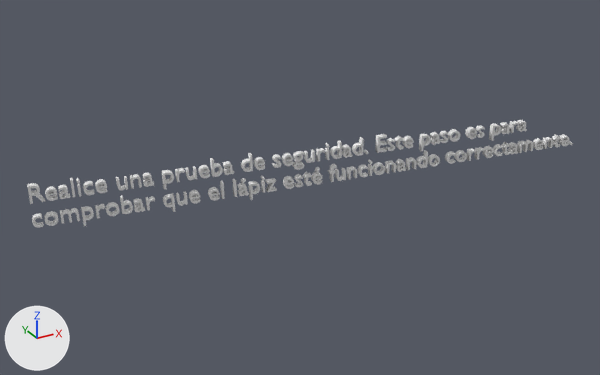
The Blender file Medical/Assets/AR2/Seba/Textos/Paso 3/Paso3.2.blend, before and after one commit.
Before and after are seen from a camera (50 mm lens) standing at (-10.4, -25.8, 12.9) and looking at (4.5, 1.2, -0.6). Arrows for +X, +Y and +Z are at lower left; the lights stay in place.

Objects in the first picture: 'Text'.
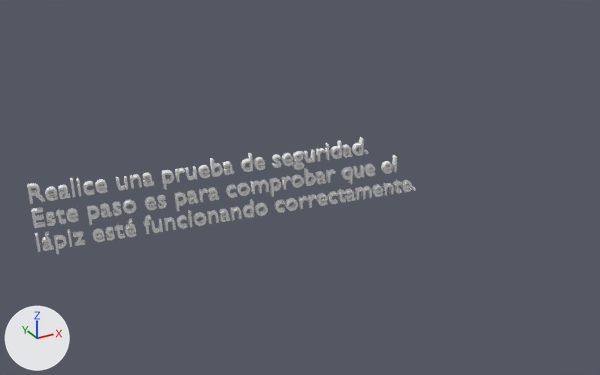
The change, as a list of edits to the scene's bpy script:
```text
Change txt_text:
    txt_text.body: 'Realice una prueba de seguridad. Este paso es para \ncomprobar que el lápiz esté funcionando correctamente.' -> 'Realice una prueba de seguridad. \nEste paso es para comprobar que el\nlápiz esté funcionando correctamente.'
```

Pixel boxes (x1, y1, x2, y2) of what changed, in the pictures (600 x 375 px):
'Text', text changed: before (27, 120, 573, 228); after (27, 137, 416, 254)
